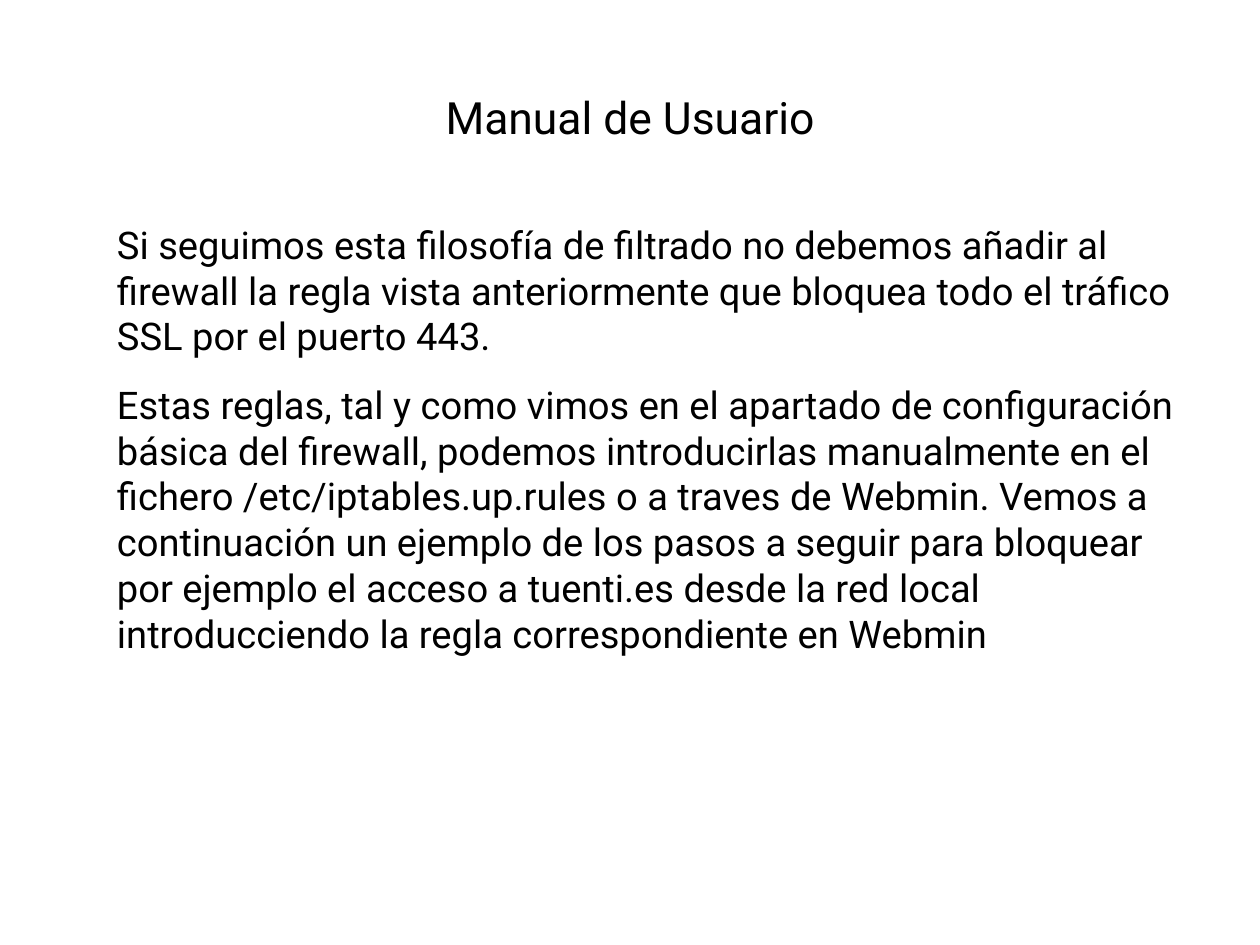
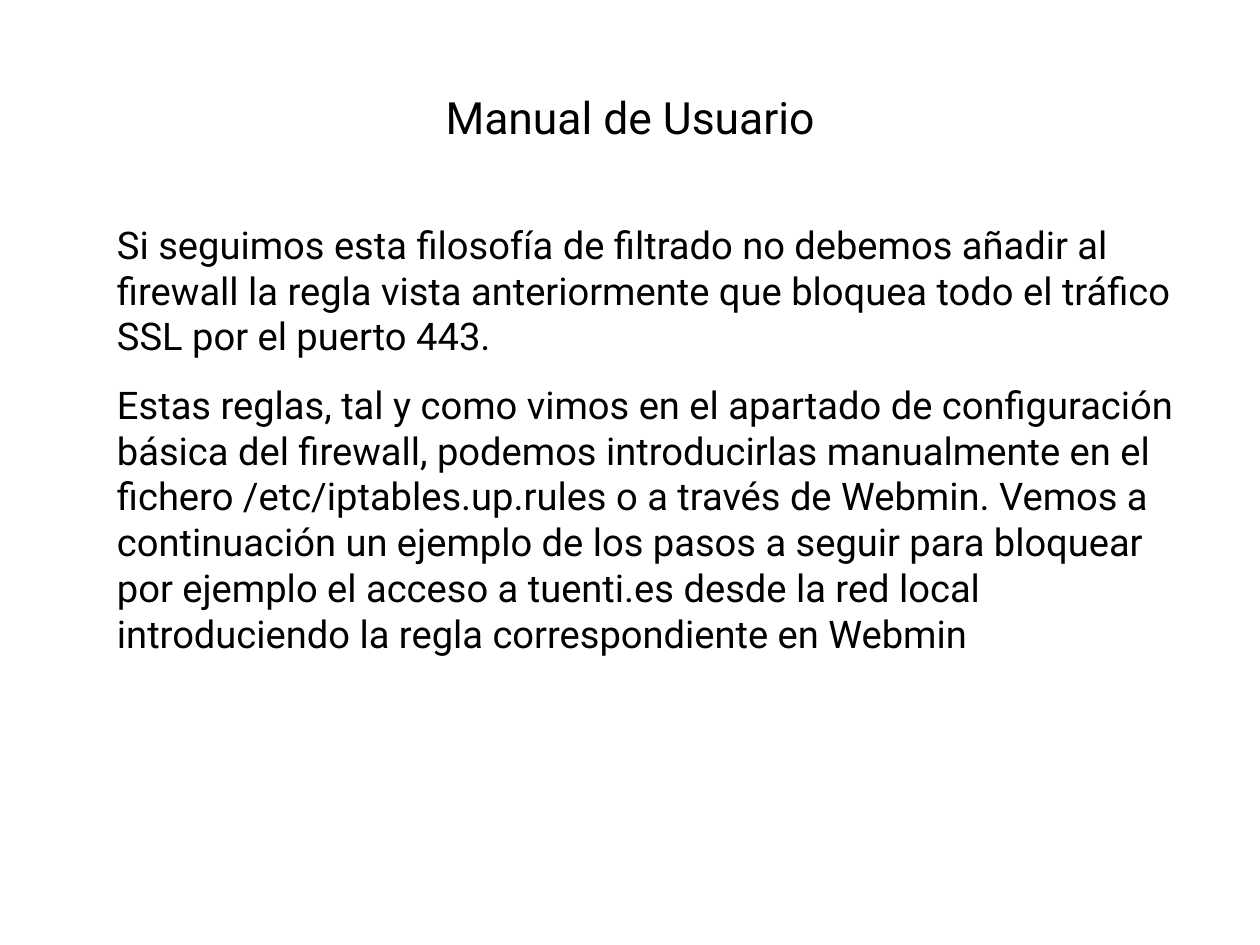
Before and after one commit to robertord/Ecoraee, a slide deck: slide 160 of Presentaciones/PresentacionApliance.odp. Drawn at 1260x945 pixels with LibreOffice and Linux fonts; fonts in the diff are those of the drawing; background and template pictures are left out. Boxes give left, top, right and bottom in pixels: in the first picture for what was removed or moved away, otherwise in the second. Text is boxed around its words. In the diff, an @@ line names an element or a change of style, - is before the commit and + after.

```diff
--- a/Presentaciones/PresentacionApliance.odp
+++ b/Presentaciones/PresentacionApliance.odp
@@ text at bbox=[117, 390, 1173, 656]: text changed @@
-Estas reglas, tal y como vimos en el apartado de configuración básica del firewall, podemos introducirlas manualmente en el fichero /etc/iptables.up.rules o a traves de Webmin. Vemos a continuación un ejemplo de los pasos a seguir para bloquear por ejemplo el acceso a tuenti.es desde la red local introducciendo la regla correspondiente en Webmin
+Estas reglas, tal y como vimos en el apartado de configuración básica del firewall, podemos introducirlas manualmente en el fichero /etc/iptables.up.rules o a través de Webmin. Vemos a continuación un ejemplo de los pasos a seguir para bloquear por ejemplo el acceso a tuenti.es desde la red local introduciendo la regla correspondiente en Webmin
```
Also in this commit, not shown: 25 other slides changed.
